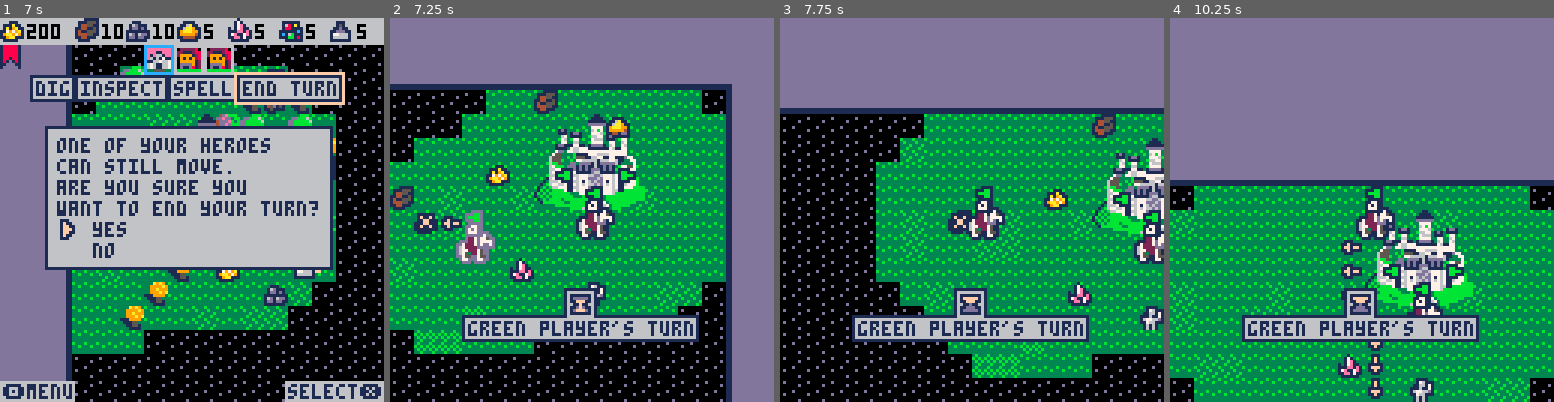
Above: before the commit, frames 1-4 (left to right).
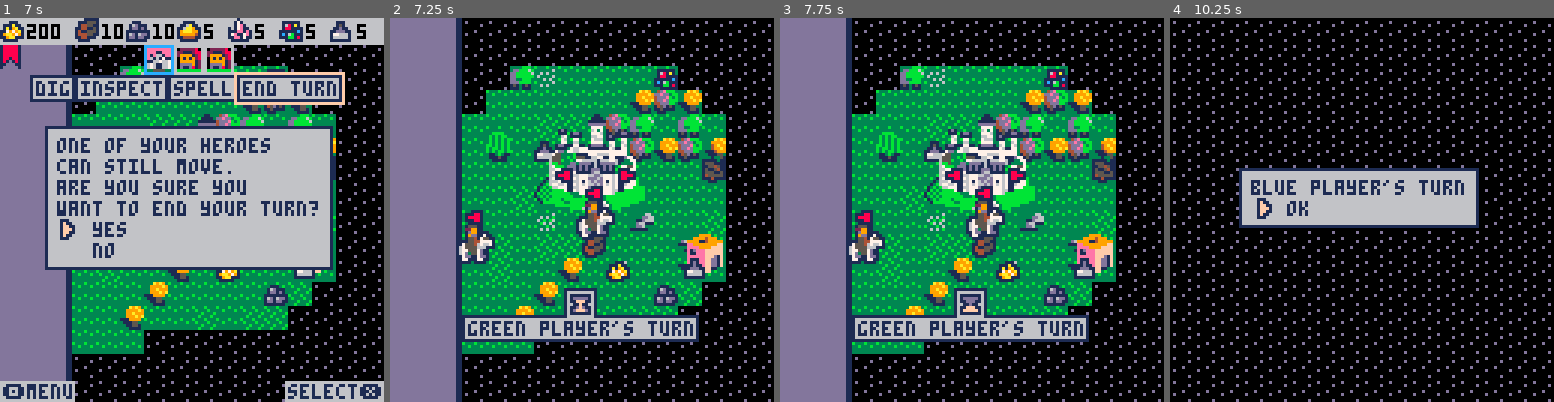
Above: after the commit, the same moments.

Repository: pvan/pico8
Game: PICO-8 cartridge heroes.p8
Two runs of this game, one before a commit and one after it. Both use one fixed random seed, a clock stepped at 60 frames per second and the inputs below.
Inputs:
- Up to frame 1 (7 s): tap O (Z key) at 0.33, 0.7, 1.43, 2.22, 3.1, 3.98, 4.87, 5.75, 6.63 s; tap X (X key) at 1.07, 2.07, 2.4, 2.73, 3.07, 3.4, 3.73, 4.07, 4.4, 4.73, 5.07, 5.4, 5.73, 6.07, 6.4, 6.73 s; hold Left 1.97-2.37 s; hold Down 2.42-2.82 s; hold Right 2.87-3.53 s; hold Up 3.58-4.08 s; hold Right 4.13-4.53 s; hold Down 4.58-5.08 s; hold Left 5.13-5.8 s; hold Up 5.85-6.18 s; hold Left 6.23-6.63 s; hold Down from 6.68 s (still down)
- Up to frame 2 (7.25 s): tap X (X key) at 7.07 s; release Down at 7.08 s; hold Right from 7.13 s (still down)
- Up to frame 3 (7.75 s): keep holding Right; tap X (X key) at 7.4, 7.73 s; tap O (Z key) at 7.52 s
- Up to frame 4 (10.25 s): release Right at 7.8 s; hold Up 7.85-8.35 s; tap X (X key) every 0.33 s from 8.07 to 10.07 s; hold Right 8.4-8.8 s; tap O (Z key) at 8.4, 9.28, 10.17 s; hold Down 8.85-9.35 s; hold Left 9.4-10.07 s; hold Up from 10.12 s (still down)

Frame 1 is identical in both runs. In frame 2, 49% of the frame differs, in the area x 0-100%, y 0-100%; in frame 3, 63%; in frame 4, 95%.

Commit message:
heroes: pre-create fog options to speed ai up
could further improve speed by sorting objects by distance
then, if one is blocked, just go to the next option
although we'd need to include the fog reveal options in the list

Diff:
--- a/heroes.p8
+++ b/heroes.p8
@@ -6,8 +6,7 @@
 --player ai todos:
 ---improve fog-reveal ai:
 --  -maybe ai (harder difficulty?) can see whole map?
---  -balance fog/objs
---  -balance multiple heroes
+--  -balance multiple heroes (partially done, any special handling needed?)
 --  -when revealing fog, only move as close as needed to reveal it
 ---only battle if ai thinks it can win
 ---evaluate when to pickup units and how to distribute them
@@ -81,7 +80,7 @@
  --consider making blackout
  --for all ai turns if two players
  vp=cp
--- if (cp.ai) vp=lp --comment out to watch ai turn
+ if (cp.ai) vp=lp --comment out to watch ai turn
 
  --reset for this turn
  for h in all(cp.heroes) do
@@ -564,10 +563,30 @@
  for h in all(cp.heroes) do
   if h.move>0 then
 
+   --first make list of
+   --fog frontier
+
+   --do here so we don't have
+   --to re-create this every
+   --time we blacklist something
+   local fog_edge={}
+   do_grid(tilesw-1,function(p)
+    if not g(cp.fog,p) then
+     --only use spots adjacent to fog
+     for d in all(cardinal) do
+      if g(cp.fog,ptadd(p,d)) then
+       add(fog_edge,p)
+       break --only bother with first adjacent fog square
+      end
+     end
+    end
+   end)
+
+
    local blacklist={}
    ::search_for_obj::
 
-   --1. find closest object
+   --find closest object
 	  local min_dist=0x7fff --max signed int
 	  local target=nil
    for t in all(things) do
@@ -587,28 +606,12 @@
 	   end
    end
 
-   --if no obj,
-   --target will be nil
-   --at this point
-
-   --2. build list of fog frontier
-   local fog_edge={}
-   do_grid(tilesw-1,function(p)
-    if not g(cp.fog,p)
-    and not has2(blacklist,p)
-    then
-     --only use spots adjacent to fog
-     for d in all(cardinal) do
-      if g(cp.fog,ptadd(p,d)) then
-       add(fog_edge,p)
-       break --only bother with first adjacent fog square
-      end
-     end
-    end
-   end)
-
-   --3. compare all fog spots
-   --to previously closest obj
+   --(if no objects,
+   -- target will be nil
+   -- at this point)
+
+   --compare all fog spots
+   --to our closest obj (target)
 
    --note we inherit
    --target / min_dist
@@ -621,10 +624,7 @@
 --          *map_dist(piece,spot)
     end
     if dist<min_dist
-    --don't need blacklist check
-    --here because we check when
-    --creating fog_edge list
---    and not has2(blacklist,spot) --could blacklist points too
+    and not has2(blacklist,spot) --could blacklist points too
     then
      min_dist=dist
      target=spot
@@ -904,7 +904,7 @@
 	 --7861 (both ways)
 	 --tokens? change nx,dx to pts?
 	 if path!=nil and #path>0
---	 and not cp.ai --turn off to see ai path
+	 and not cp.ai --turn off to see ai path
 	 then
 --	  lx,ly=sel.x,sel.y
 	  local l=copy(sel)
